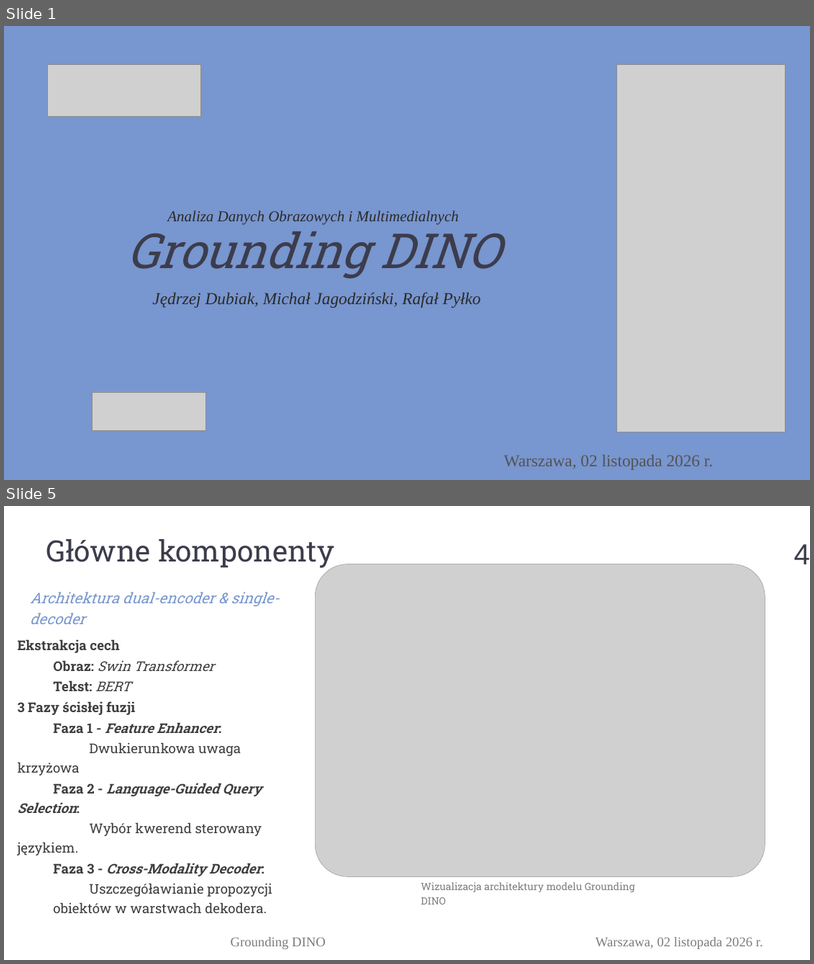
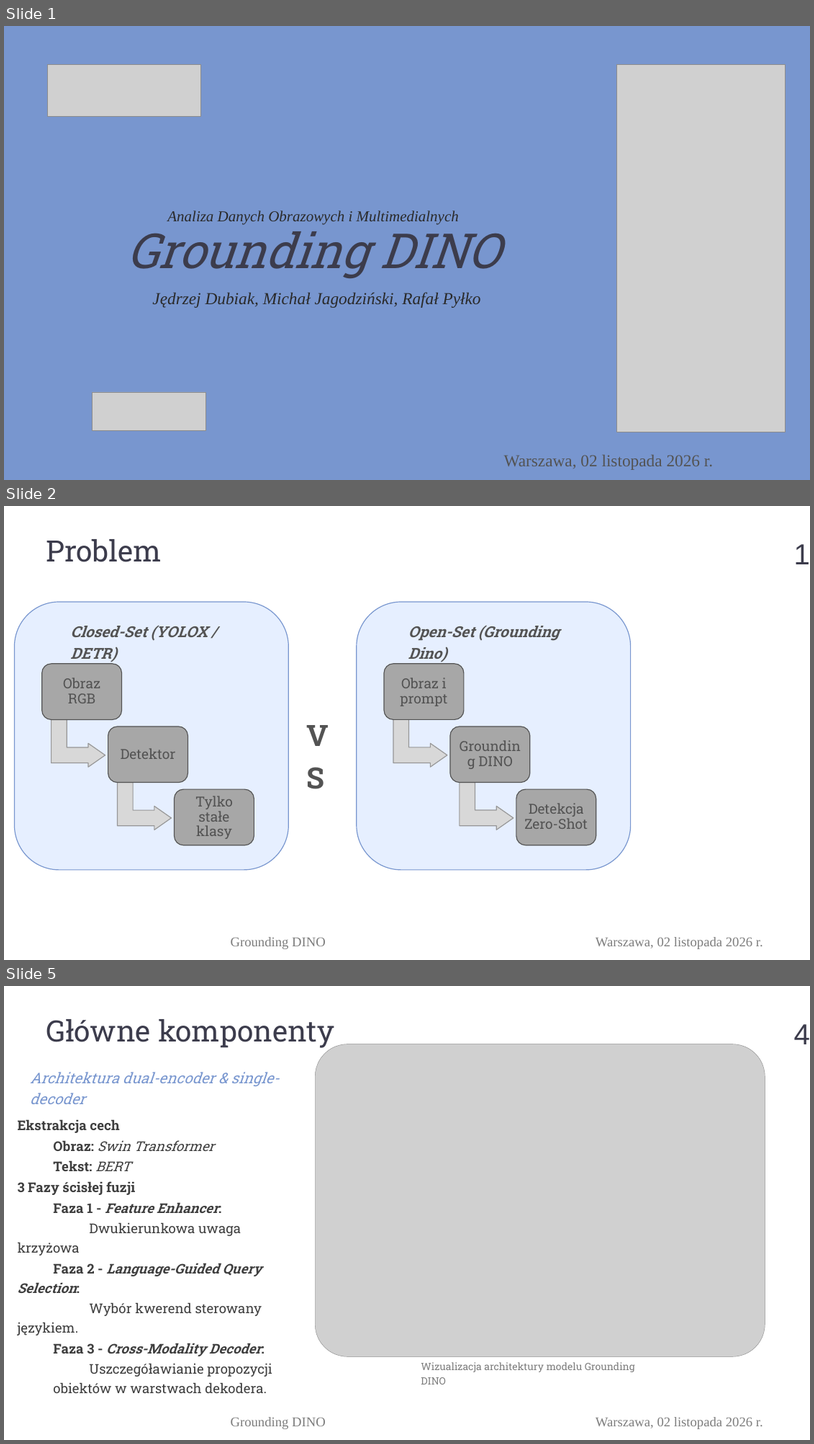
Before and after one commit to PylkoR/GroundingDINO_reproduction, a slide deck: presentations/Prezentacja_ADOM.pptx. Shown one above the other, each under a label of ours: slides 1 and 5 before the commit, slides 1, 2 and 5 after it; the slides between them are not shown. The pictures are 814x964 and 814x1444 pixels, drawn with LibreOffice and Linux fonts; fonts in the diff are those of the drawing; grey boxes stand for pictures; background and template pictures are left out. Boxes give left, top, right and bottom in pixels: in the first picture for what was removed or moved away, otherwise in the second. Text is boxed around its words. In the diff, an @@ line names an element or a change of style, - is before the commit and + after.

```diff
--- a/presentations/Prezentacja_ADOM.pptx
+++ b/presentations/Prezentacja_ADOM.pptx
@@ slide 2 added at [4,506,810,960], background #FFFFFF; not listed: 2 template elements that a slide beside it also shows @@
@@ text added at [46,539,162,562], 70 pt, text #3C3C4C @@
+Problem
@@ page number added at [795,544,810,564], 69 pt, text #3C3C4C @@
+1
@@ rounded rectangle added at [14,602,288,870], fill #E6EFFF, outline #7896CF 2 pt @@
@@ rounded rectangle added at [357,602,631,870], fill #E6EFFF, outline #7896CF 2 pt @@
@@ text added at [70,626,208,662], 36 pt, text #535353, bold, italic @@
+Closed-Set (YOLOX / DETR)
@@ text added at [409,626,560,662], 36 pt, text #535353, bold, italic @@
+Open-Set (Grounding Dino)
@@ text added at [304,706,342,757], 70 pt, text #535353, bold @@
+VS
@@ group added at [41,664,254,845]: 3 freeform shapes, 2 bent up arrows @@
+Obraz RGB
+Detektor
+Tylko stałe klasy
@@ group added at [384,664,597,845]: 3 freeform shapes, 2 bent up arrows @@
+Obraz i prompt
+Grounding DINO
+Detekcja Zero-Shot
```
Also in this commit, not shown: 1 slide changed, 1 other slide added, 2 slides removed.
